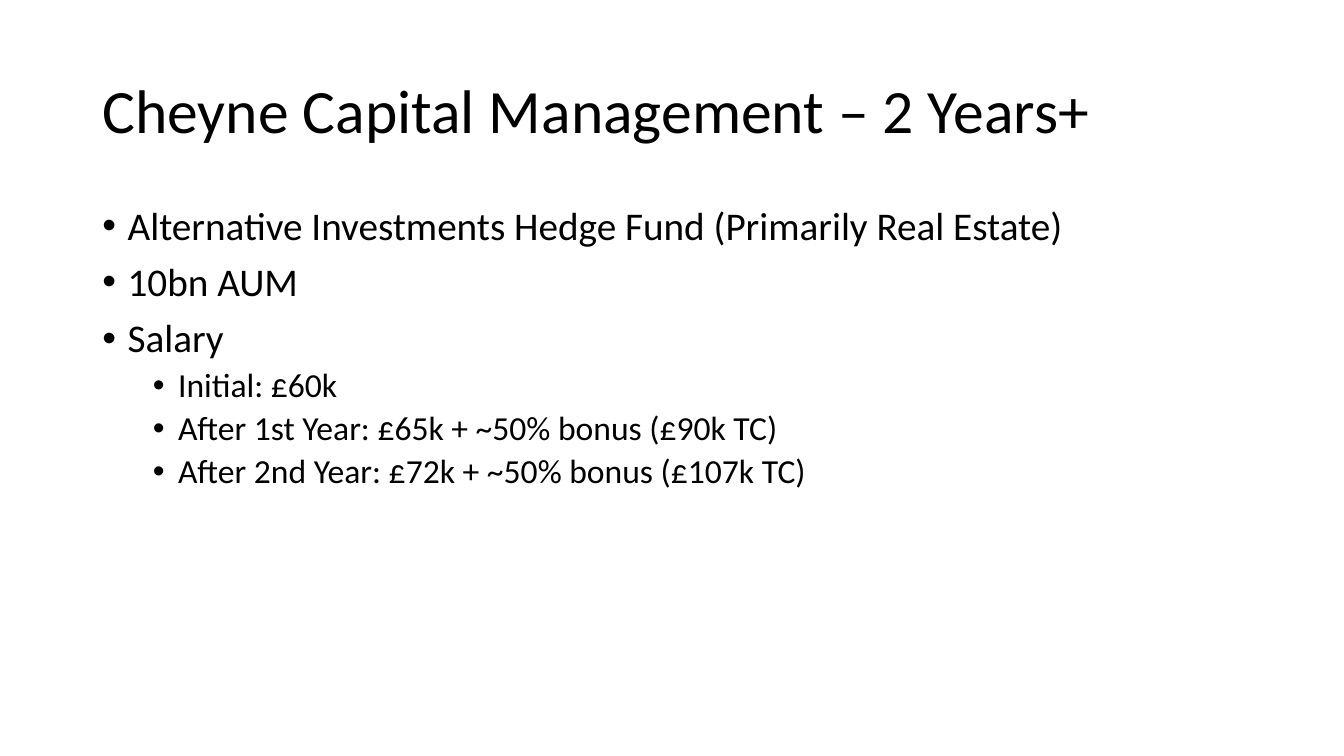
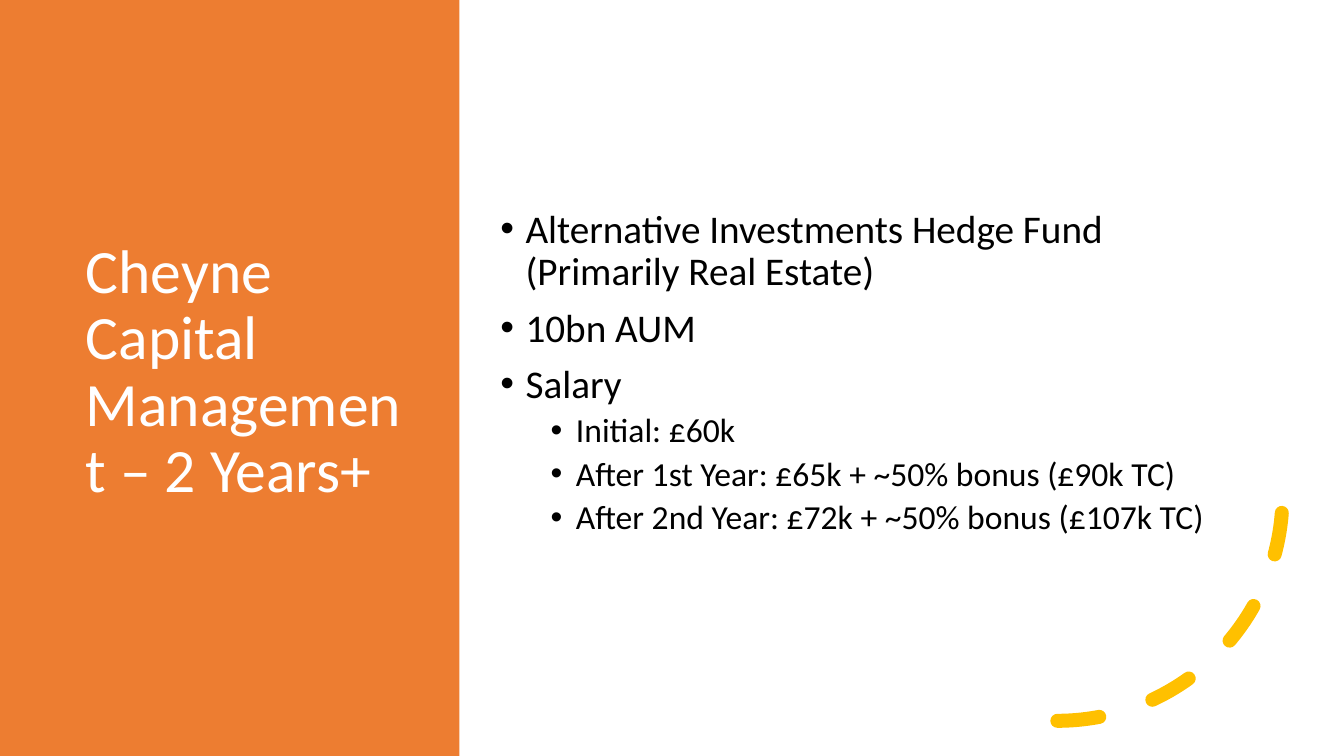
Before and after one commit to HRusby/Temp-transfer, a slide deck: slide 9 of Careers Presentation.pptx. Drawn at 1344x756 pixels with LibreOffice and Linux fonts; fonts in the diff are those of the drawing. Boxes give left, top, right and bottom in pixels: in the first picture for what was removed or moved away, otherwise in the second. Text is boxed around its words. In the diff, an @@ line names an element or a change of style, - is before the commit and + after.

Commit message:
Design

```diff
--- a/Careers Presentation.pptx
+++ b/Careers Presentation.pptx
@@ rectangle added at <box>0,0,460,756</box>, fill #ED7D31 @@
@@ title "Cheyne Capital Management – 2 ...": place and size @@
-title "Cheyne Capital Management – 2 ..." at <box>102,90,1089,144</box>
+title "Cheyne Capital Management – 2 ..." at <box>86,250,371,493</box>
@@ title "Cheyne Capital Management – 2 ..." at <box>86,250,371,493</box>: text colour #000000 to #FFFFFF @@
@@ text "Alternative Investments Hedge Fund (Primarily ...": place and size @@
-text "Alternative Investments Hedge Fund (Primarily ..." at <box>128,211,1062,488</box>
+text "Alternative Investments Hedge Fund (Primarily ..." at <box>526,215,1204,534</box>
@@ text "Alternative Investments Hedge Fund (Primarily ..." at <box>526,215,1204,534</box>: vertical alignment top to middle @@
@@ arc (boxed as its full ellipse) added at <box>833,271,1284,722</box>, outline #FFC000 10 pt dashed @@
```
Also in this commit, not shown: 11 other slides changed.
